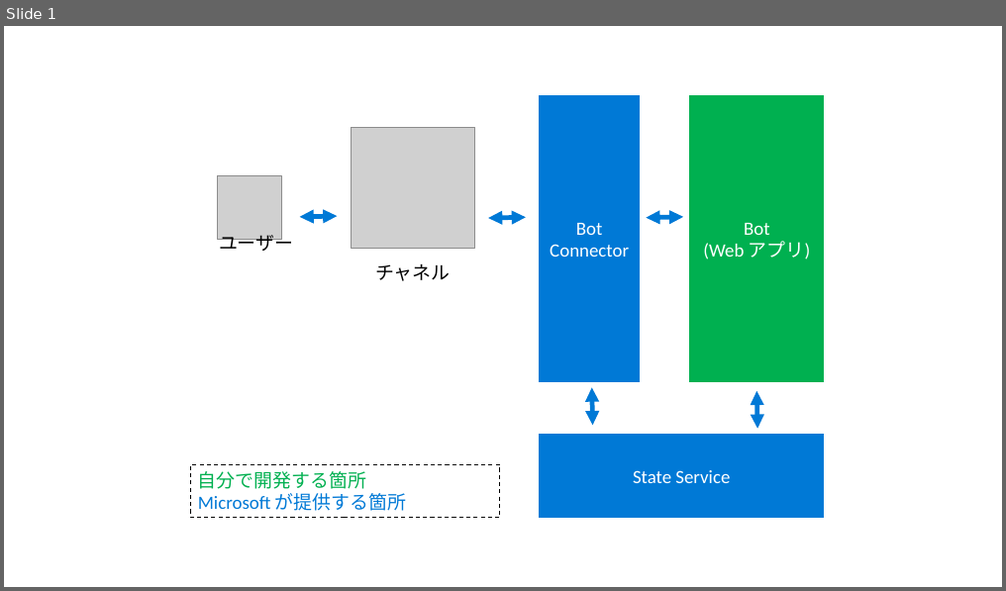
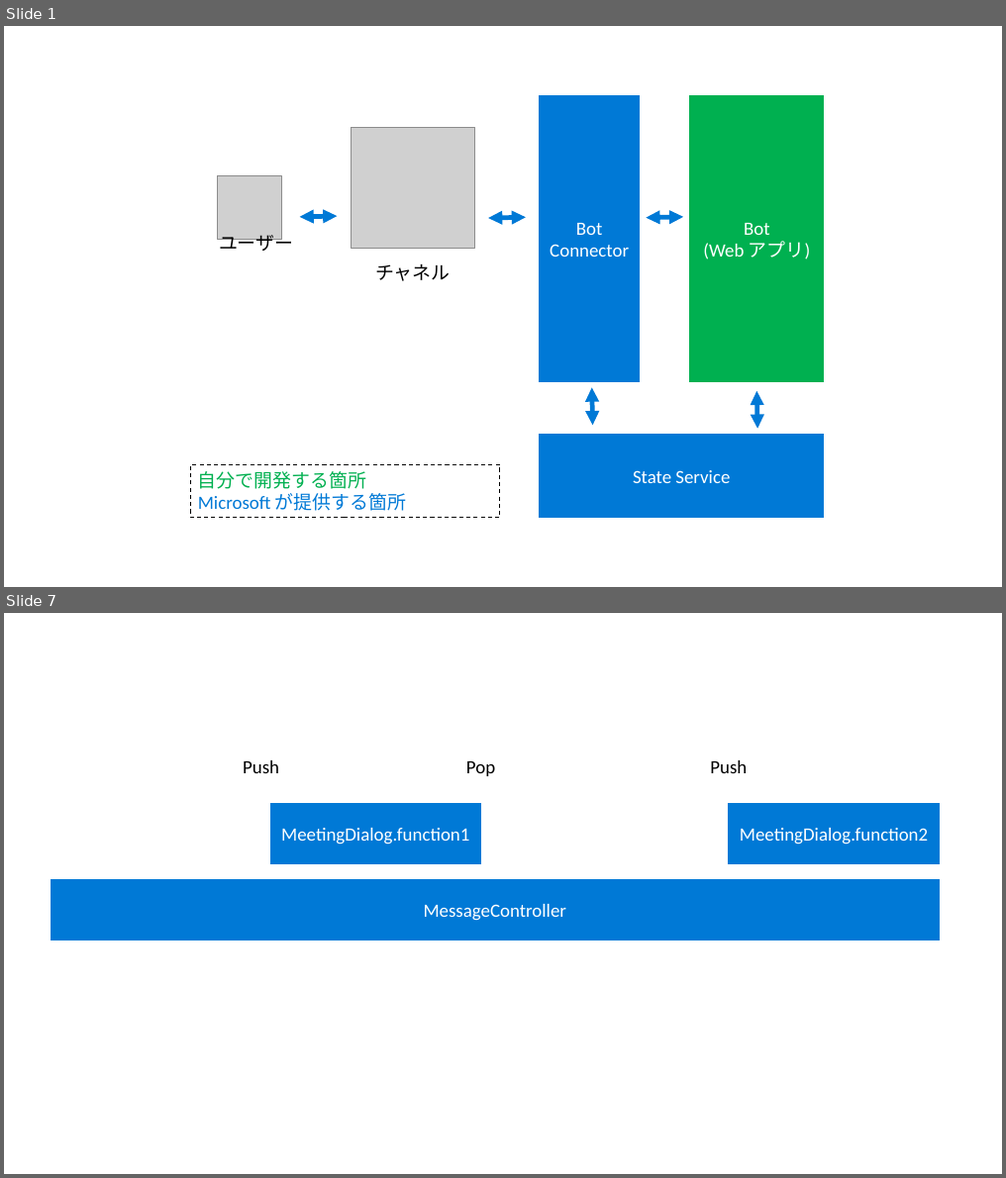
Before and after one commit to MakeTimeWith/BlogContents, a slide deck: ja-jp/BotBlog.pptx. Shown one above the other, each under a label of ours: slide 1 before the commit, slides 1 and 7 after it; the slides between them are not shown. The pictures are 1006x591 and 1006x1178 pixels, drawn with LibreOffice and Linux fonts; fonts in the diff are those of the drawing; grey boxes stand for pictures. Boxes give left, top, right and bottom in pixels: in the first picture for what was removed or moved away, otherwise in the second. Text is boxed around its words. In the diff, an @@ line names an element or a change of style, - is before the commit and + after.

```diff
--- a/ja-jp/BotBlog.pptx
+++ b/ja-jp/BotBlog.pptx
@@ slide 7 added at box(4, 613, 1002, 1174), background #FFFFFF @@
@@ text added at box(243, 761, 279, 773), 18 pt, text #000000 @@
+Push
@@ text added at box(710, 761, 746, 773), 18 pt, text #000000 @@
+Push
@@ text added at box(466, 761, 495, 776), 18 pt, text #000000 @@
+Pop
@@ rectangle added at box(270, 804, 481, 864), fill #0079D6, outline #0079D6 1 pt, 18 pt, text #FFFFFF @@
+MeetingDialog.function1
@@ rectangle added at box(729, 804, 939, 864), fill #0079D6, outline #0079D6 1 pt, 18 pt, text #FFFFFF @@
+MeetingDialog.function2
@@ rectangle added at box(51, 879, 939, 940), fill #0079D6, outline #0079D6 1 pt, 18 pt, text #FFFFFF @@
+MessageController
```
Also in this commit, not shown: 6 other slides added, 2 other files.
